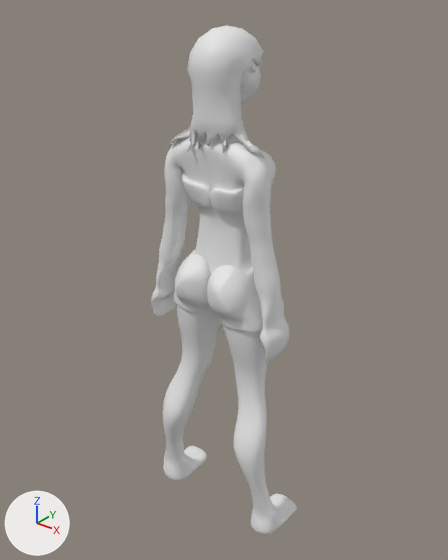
One commit to the Blender file Assets/Prefab/BLENDER/Player2/India 2.blend: the scene before it, then after it.
The view is the same before and after, from a 50 mm camera at (6.41, -8.08, 10.24) aimed at (-0.13, 0.09, 5.17). Arrows for +X, +Y and +Z are at lower left; the lights stay in place.

In view in the first picture: 'Esfera.003', 'Plano.001'.
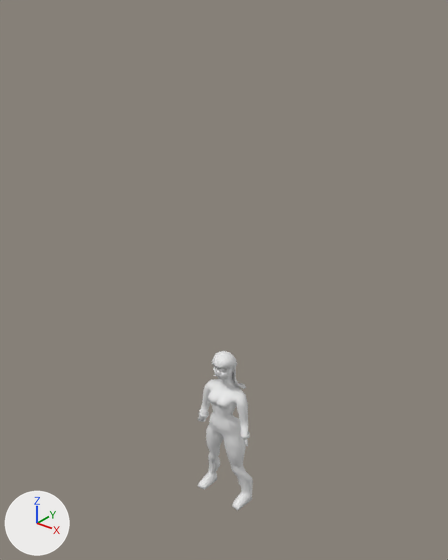
Edits to the scene script, one JSON object a line:
```json
{"block": "me_esfera_005", "where": "# used by ob_esfera_003; location = (-0.01, 0.0, 9.0); scale = (0.547, 0.547, 0.547)"}
{"op": "remove", "block": "me_esfera_005", "code": "me_esfera_005.from_pydata(...)  # 332 vertices, 380 faces; spans x -1.58..1.83, y -1.19..1.08, z -2.41..1.08"}
{"op": "add", "block": "me_esfera_005", "code": "me_esfera_005.from_pydata(...)  # 332 vertices, 380 faces; spans x -1.75..1.4, y -1.47..0.78, z -2.49..0.71"}
{"block": "me_esfera_005", "change": "me_esfera_005 part 1: 332 of 332 vertices moved; they spanned x -1.58..1.83, y -1.19..1.08, z -2.41..1.08 and now span x -1.75..1.4, y -1.47..0.78, z -2.49..0.71; mean shift (0.0, -0.18, -0.27); largest move (1.83, -0.54, -2.31) -> (-1.75, 0.26, -2.49)"}
{"op": "add", "block": "me_cube", "code": ["me_cube = bpy.data.meshes.new('Cube')", "me_cube.from_pydata(...)  # 1814 vertices, 1768 faces; spans x -1.42..1.42, y -0.63..0.73, z -4.76..2.76", "me_cube.polygons.foreach_set('use_smooth', [True] * 1768)", "me_cube.materials.append(mat_skin_jpg)  # its picture is missing"]}
{"op": "set", "path": "ob_esfera_003.location", "old": "(-0.01, 0.0, 9.0)", "new": "(-0.03, 0.09, 3.49)"}
{"op": "set", "path": "ob_esfera_003.scale", "old": "(0.547, 0.547, 0.547)", "new": "(0.258, 0.258, 0.258)"}
{"op": "remove", "block": "ob_plano_001", "code": ["ob_plano_001 = bpy.data.objects.new('Plano.001', me_plano_001)", "ob_plano_001.location = (-0.01, 0.14, 8.61)", "ob_plano_001.rotation_euler = (-1.571, 0.0, 0.0)  # degrees (-90, 0, 0)", "ob_plano_001.scale = (0.172, 0.172, 0.172)", "_m = ob_plano_001.modifiers.new('Subsurf', 'SUBSURF')"]}
{"op": "add", "block": "ob_cube", "code": ["ob_cube = bpy.data.objects.new('Cube', me_cube)", "ob_cube.location = (-0.03, -0.04, 2.29)", "ob_cube.scale = (0.471, 0.471, 0.471)"]}
```

Location of each change, (x1, y1, x2, y2) in pixels of the pictures (448 x 560 px):
```json
{"object": "Plano.001", "change": "deleted", "before": [151, 62, 297, 534]}
{"object": "Esfera.003", "change": "reshaped, moved, rescaled", "before": [169, 25, 264, 158], "after": [211, 351, 246, 389], "on screen": "62% narrower, 71% shorter"}
{"object": "Cube", "change": "added", "after": [198, 365, 253, 511]}
```
